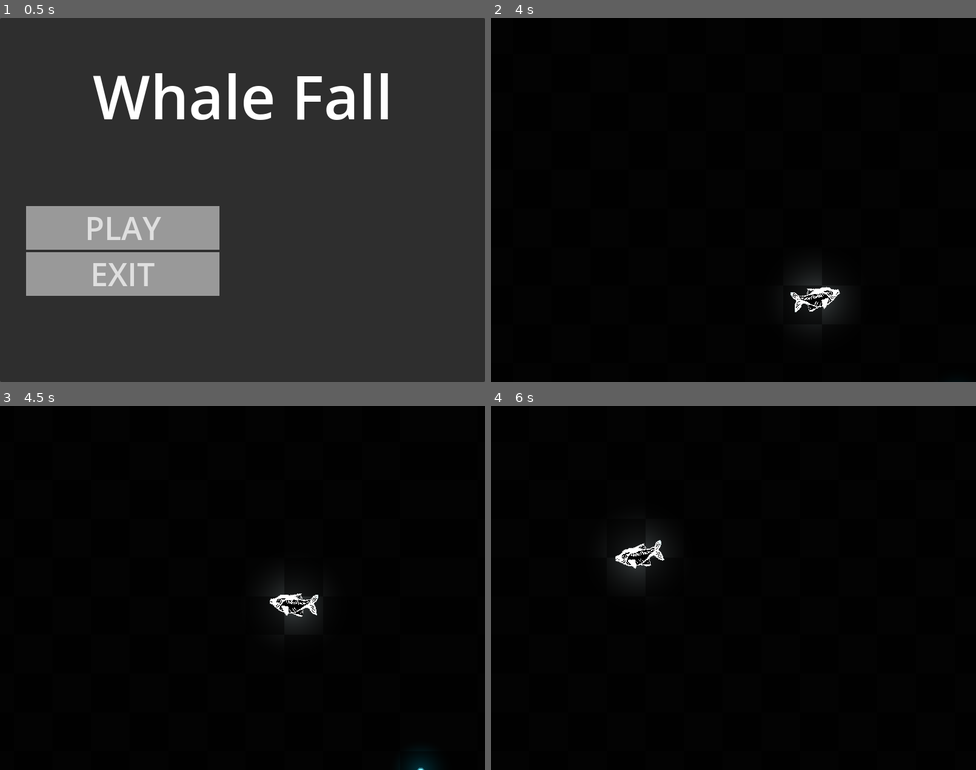
Above: before the commit, frames 1-4 (two rows, left to right).
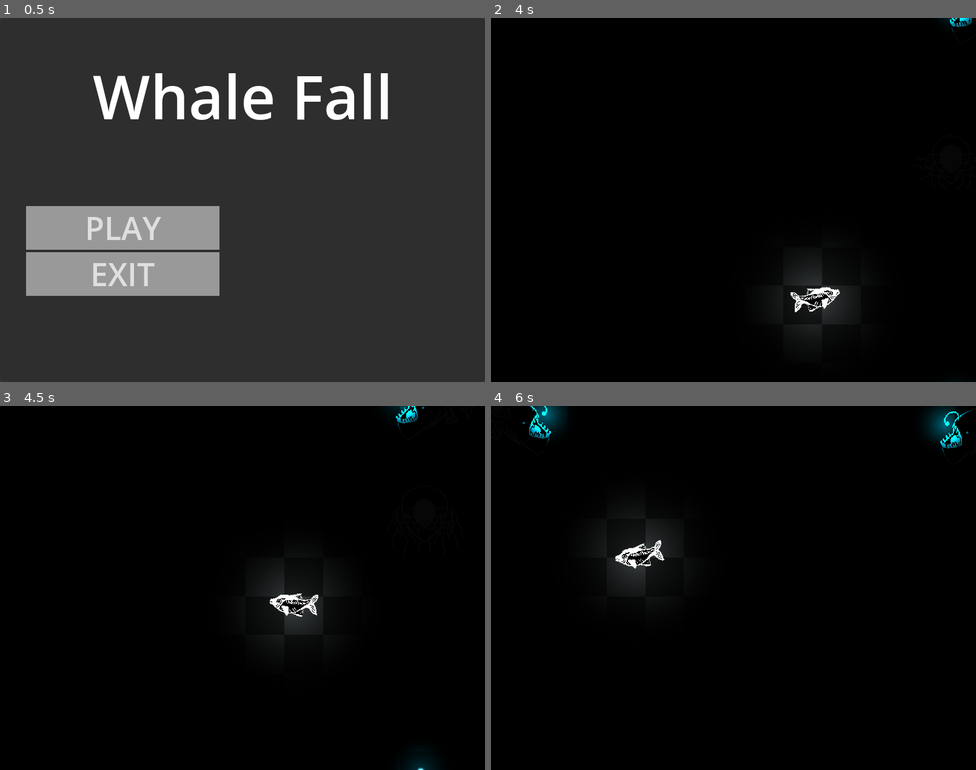
Above: after the commit, the same moments.

Repository: EdmarDev/ld57
Game: Godot game, scene res://Menu.tscn
Two runs of this game, one before a commit and one after it. Both use one fixed random seed, a clock stepped at 60 frames per second and the inputs below.
Inputs:
- Up to frame 1 (0.5 s): no input
- Up to frame 2 (4 s): click "PLAY" at 0.5 s; tap Enter at 1.25 s; hold D (move_right) 1.28-2.03 s; tap Space (spit) every 0.75 s from 1.35 to 3.6 s; hold S (move_down) 2.03-2.78 s; hold D (move_right) 2.78-3.53 s; hold W (move_up) from 3.53 s (still down)
- Up to frame 3 (4.5 s): release W (move_up) at 4.28 s; hold A (move_left) from 4.28 s (still down); tap Space (spit) at 4.35 s
- Up to frame 4 (6 s): tap Space (spit) at 5.1, 5.85 s; release A (move_left) at 5.78 s; hold S (move_down) from 5.78 s (still down)

Frame 1 is identical in both runs. In frame 2, less than 0.1% of the frame differs, in the area x 61-100%, y 0-77%; in frame 3, 0.1%; in frame 4, 1.0%, in the area x 6-100%, y 0-38%.

Commit message:
feat: add jellyfish

Diff:
--- a/enemies/enemy.tscn
+++ b/enemies/Angler fish/angler.tscn
@@ -59,64 +59,6 @@
 fill_from = Vector2(0.5, 0.5)
 fill_to = Vector2(0.85, 0.85)
 
-[sub_resource type="Animation" id="Animation_7frlh"]
-length = 0.001
-tracks/0/type = "bezier"
-tracks/0/imported = false
-tracks/0/enabled = true
-tracks/0/path = NodePath("Light:position:x")
-tracks/0/interp = 1
-tracks/0/loop_wrap = true
-tracks/0/keys = {
-"handle_modes": PackedInt32Array(0),
-"points": PackedFloat32Array(110, -0.25, 0, 0.25, 0),
-"times": PackedFloat32Array(0)
-}
-tracks/1/type = "bezier"
-tracks/1/imported = false
-tracks/1/enabled = true
-tracks/1/path = NodePath("Light:position:y")
-tracks/1/interp = 1
-tracks/1/loop_wrap = true
-tracks/1/keys = {
-"handle_modes": PackedInt32Array(0),
-"points": PackedFloat32Array(0, -0.25, 0, 0.25, 0),
-"times": PackedFloat32Array(0)
-}
-
-[sub_resource type="Animation" id="Animation_fw1ev"]
-resource_name = "sway"
-length = 4.0
-loop_mode = 1
-tracks/0/type = "bezier"
-tracks/0/imported = false
-tracks/0/enabled = true
-tracks/0/path = NodePath("Light:position:x")
-tracks/0/interp = 1
-tracks/0/loop_wrap = true
-tracks/0/keys = {
-"handle_modes": PackedInt32Array(0, 0, 0, 0, 0),
-"points": PackedFloat32Array(110, -0.25, 0, 0.25, 0, 104, -0.25, 0, 0.25, 0, 114, -0.25, 0, 0.25, 0, 120, -0.25, 0, 0.25, 0, 110, -0.25, 0, 0.25, 0),
-"times": PackedFloat32Array(0, 0.99, 2.1, 3.46, 4)
-}
-tracks/1/type = "bezier"
-tracks/1/imported = false
-tracks/1/enabled = true
-tracks/1/path = NodePath("Light:position:y")
-tracks/1/interp = 1
-tracks/1/loop_wrap = true
-tracks/1/keys = {
-"handle_modes": PackedInt32Array(0, 0, 0, 0, 0),
-"points": PackedFloat32Array(0, -0.25, 0, 0.333333, 10.5, -4, -0.223333, 5.5, 0.293333, -9.5, -3.5, -0.233333, -8.5, 0.366667, 21.5, 6.5, -0.26, 10.5, 0.306667, -16.5, 0, -0.166667, -12.5, 0.3, 25.5),
-"times": PackedFloat32Array(0, 0.99, 1.7, 3.1, 4)
-}
-
-[sub_resource type="AnimationLibrary" id="AnimationLibrary_orwns"]
-_data = {
-&"RESET": SubResource("Animation_7frlh"),
-&"sway": SubResource("Animation_fw1ev")
-}
-
 [sub_resource type="CircleShape2D" id="CircleShape2D_a6vjd"]
 radius = 52.1536
 
@@ -132,7 +74,8 @@
 
 [node name="spr_angler" type="AnimatedSprite2D" parent="."]
 sprite_frames = SubResource("SpriteFrames_epsnb")
-frame_progress = 0.0988808
+autoplay = "default"
+frame_progress = 0.0093065
 flip_h = true
 
 [node name="KillArea" type="Area2D" parent="."]
@@ -151,7 +94,7 @@
 shape = SubResource("CircleShape2D_4w5fm")
 
 [node name="Light" type="Node2D" parent="."]
-position = Vector2(110, 0)
+position = Vector2(83, -2)
 
 [node name="PointLight2D" type="PointLight2D" parent="Light"]
 color = Color(4.58205e-05, 0.804996, 0.96888, 1)
@@ -160,23 +103,17 @@
 texture_scale = 0.75
 
 [node name="Sprite2D2" type="Sprite2D" parent="Light"]
+visible = false
 material = SubResource("CanvasItemMaterial_fw1ev")
 texture = SubResource("GradientTexture2D_orwns")
 
-[node name="AnimationPlayer" type="AnimationPlayer" parent="."]
-libraries = {
-&"": SubResource("AnimationLibrary_orwns")
-}
-autoplay = "sway"
-
 [node name="CollisionShape2D" type="CollisionShape2D" parent="."]
-visible = false
 position = Vector2(3, 0)
 shape = SubResource("CircleShape2D_a6vjd")
 
 [node name="VisibilityDespawner" type="VisibleOnScreenNotifier2D" parent="."]
-position = Vector2(23, -4)
-scale = Vector2(9.85, 8.7)
+position = Vector2(48.5, 14)
+scale = Vector2(14.35, 10.5)
 script = ExtResource("5_07tka")
 _minimum_time = 20.0
 metadata/_custom_type_script = "uid://d05fwi2rqf4n2"
--- /dev/null
+++ b/enemies/Jelly fish/jellyfish.tscn
@@ -0,0 +1,57 @@
+[gd_scene load_steps=10 format=3 uid="uid://rryp0ascwqy6"]
+
+[ext_resource type="Texture2D" uid="uid://dkg176rhscsfd" path="res://enemies/Jelly fish/jellyfish 1.png" id="1_1gpd2"]
+[ext_resource type="Texture2D" uid="uid://d154dmbltney" path="res://enemies/Jelly fish/jellyfish 2.png" id="2_4go2o"]
+[ext_resource type="Texture2D" uid="uid://x0xsgybcaf4u" path="res://enemies/Jelly fish/jellyfish 3.png" id="3_64y0q"]
+[ext_resource type="Texture2D" uid="uid://c7npjpuhfxiao" path="res://enemies/Jelly fish/jellyfish 4.png" id="4_k473x"]
+[ext_resource type="Script" uid="uid://bx8y3v1iyo1qn" path="res://enemies/kill_area.gd" id="5_dg54t"]
+[ext_resource type="Script" uid="uid://d05fwi2rqf4n2" path="res://visibility_despawner.gd" id="6_gxxyv"]
+[ext_resource type="Script" uid="uid://cfvi5htxtcwfp" path="res://enemies/floater.gd" id="7_p3bxd"]
+
+[sub_resource type="SpriteFrames" id="SpriteFrames_ymxjw"]
+animations = [{
+"frames": [{
+"duration": 1.0,
+"texture": ExtResource("1_1gpd2")
+}, {
+"duration": 1.0,
+"texture": ExtResource("2_4go2o")
+}, {
+"duration": 1.0,
+"texture": ExtResource("3_64y0q")
+}, {
+"duration": 1.0,
+"texture": ExtResource("4_k473x")
+}],
+"loop": true,
+"name": &"default",
+"speed": 5.0
+}]
+
+[sub_resource type="CircleShape2D" id="CircleShape2D_iler7"]
+radius = 68.0294
+
+[node name="Jellyfish" type="Node2D"]
+
+[node name="AnimatedSprite2D" type="AnimatedSprite2D" parent="."]
+sprite_frames = SubResource("SpriteFrames_ymxjw")
+autoplay = "default"
+frame_progress = 0.148915
+
+[node name="Area2D" type="Area2D" parent="."]
+script = ExtResource("5_dg54t")
+
+[node name="CollisionShape2D" type="CollisionShape2D" parent="Area2D"]
+position = Vector2(-3, 8)
+shape = SubResource("CircleShape2D_iler7")
+
+[node name="VisibilityDespawner" type="VisibleOnScreenNotifier2D" parent="."]
+position = Vector2(-2.5, 18.5)
+scale = Vector2(9.15, 8.25)
+script = ExtResource("6_gxxyv")
+_minimum_time = 120.0
+metadata/_custom_type_script = "uid://d05fwi2rqf4n2"
+
+[node name="Floater" type="Node" parent="." node_paths=PackedStringArray("_enemy")]
+script = ExtResource("7_p3bxd")
+_enemy = NodePath("..")
--- a/enemies/enemy_spawner.gd
+++ b/enemies/enemy_spawner.gd
@@ -8,10 +8,9 @@
 @export var _max_spawn_delay: float
 @export var _high_marker: Marker2D
 @export var _low_marker: Marker2D
+@export var _enemy_scene: PackedScene
 
 var _timer: Timer
-
-var _enemy_scene := load("res://enemies/enemy.tscn") as PackedScene
 
 func _ready():
 	_timer = Timer.new()
@@ -27,10 +26,12 @@
 
 
 func _spawn_enemy():
-	var enemy := _enemy_scene.instantiate() as Enemy
+	var enemy := _enemy_scene.instantiate() as Node2D
 	var spawn_side = [1, -1].pick_random()
 	var spawn_x = _player.global_position.x + (randf_range(_spawn_min_range, _spawn_max_range) * spawn_side)
 	var spawn_y = randf_range(_low_marker.position.y, _high_marker.position.y)
-	enemy.face_direction(-spawn_side)
+
+	if enemy is Enemy:
+		enemy.face_direction(-spawn_side)
 	add_child(enemy)
 	enemy.global_position = Vector2(spawn_x, spawn_y)
--- /dev/null
+++ b/enemies/floater.gd
@@ -0,0 +1,20 @@
+extends Node
+
+
+@export var _enemy: Node2D
+
+var _floating_speed := randf_range(50, 150)
+var _sway_distance := randf_range(-75, 75)
+var _sway_duration := randf_range(1.0, 2.2)
+var _sway_vector := Vector2.ZERO
+var _tween: Tween
+
+func _ready():
+	_tween = create_tween().set_loops().set_trans(Tween.TRANS_SINE).set_ease(Tween.EASE_IN_OUT)
+	_tween.tween_property(self, "_sway_vector", Vector2.RIGHT * _sway_distance, _sway_duration)
+	_tween.tween_property(self, "_sway_vector", Vector2.LEFT * _sway_distance, _sway_duration)
+
+
+func _physics_process(delta: float):
+	var velocity = (Vector2.UP * _floating_speed * delta) + (_sway_vector * delta)
+	_enemy.translate(velocity)
--- a/gameplay.tscn
+++ b/gameplay.tscn
@@ -7,6 +7,8 @@
 [ext_resource type="Script" uid="uid://dfxktoiik3q5r" path="res://pickup/pickup_spawner.gd" id="4_xuee5"]
 [ext_resource type="Script" uid="uid://flqqofccjmbu" path="res://enemies/enemy_spawner.gd" id="5_smepj"]
 [ext_resource type="AudioStream" uid="uid://duchc23l0pbvp" path="res://Sound/Sanity Unravels.MP3" id="7_0m7cd"]
+[ext_resource type="PackedScene" uid="uid://o520a5hfntr2" path="res://enemies/Angler fish/angler.tscn" id="7_1qy1k"]
+[ext_resource type="PackedScene" uid="uid://rryp0ascwqy6" path="res://enemies/Jelly fish/jellyfish.tscn" id="8_3n40r"]
 [ext_resource type="AudioStream" uid="uid://c4j0kf21ja3pq" path="res://Sound/restart effect.mp3" id="10_eod45"]
 
 [sub_resource type="WorldBoundaryShape2D" id="WorldBoundaryShape2D_smepj"]
@@ -45,7 +47,7 @@
 [node name="Player" parent="." instance=ExtResource("2_oe8ih")]
 
 [node name="CanvasModulate" type="CanvasModulate" parent="."]
-color = Color(0.10748, 0.10748, 0.10748, 1)
+color = Color(0.0253638, 0.0253638, 0.0253638, 1)
 
 [node name="PickupSpawner" type="Node2D" parent="." node_paths=PackedStringArray("_player", "_ground_marker")]
 script = ExtResource("4_xuee5")
@@ -60,7 +62,7 @@
 [node name="Marker2D" type="Marker2D" parent="PickupSpawner"]
 position = Vector2(1, 545)
 
-[node name="EnemySpawner" type="Node2D" parent="." node_paths=PackedStringArray("_player", "_high_marker", "_low_marker")]
+[node name="AnglerSpawner" type="Node2D" parent="." node_paths=PackedStringArray("_player", "_high_marker", "_low_marker")]
 script = ExtResource("5_smepj")
 _player = NodePath("../Player")
 _spawn_min_range = 850.0
@@ -69,12 +71,29 @@
 _max_spawn_delay = 5.0
 _high_marker = NodePath("HighMarker")
 _low_marker = NodePath("LowMarker")
+_enemy_scene = ExtResource("7_1qy1k")
 
-[node name="LowMarker" type="Marker2D" parent="EnemySpawner"]
+[node name="LowMarker" type="Marker2D" parent="AnglerSpawner"]
 position = Vector2(0, 342)
 
-[node name="HighMarker" type="Marker2D" parent="EnemySpawner"]
+[node name="HighMarker" type="Marker2D" parent="AnglerSpawner"]
 position = Vector2(0, -572)
+
+[node name="JellyfishSpawner" type="Node2D" parent="." node_paths=PackedStringArray("_player", "_high_marker", "_low_marker")]
+script = ExtResource("5_smepj")
+_player = NodePath("../Player")
+_spawn_max_range = 900.0
+_min_spawn_delay = 2.0
+_max_spawn_delay = 5.0
+_high_marker = NodePath("HighMarker")
+_low_marker = NodePath("LowMarker")
+_enemy_scene = ExtResource("8_3n40r")
+
+[node name="LowMarker" type="Marker2D" parent="JellyfishSpawner"]
+position = Vector2(0, 342)
+
+[node name="HighMarker" type="Marker2D" parent="JellyfishSpawner"]
+position = Vector2(0, 70)
 
 [node name="Node2D" type="Node2D" parent="."]
 scale = Vector2(1.333, 1.333)
--- a/player/player.tscn
+++ b/player/player.tscn
@@ -67,8 +67,8 @@
 _player = NodePath("..")
 _charged_color = Color(0.2425, 0.84875, 0.97, 1)
 _uncharged_color = Color(0.798721, 0.872677, 0.887664, 1)
-_charged_tex_scale = 2.2
-_uncharged_tex_scale = 2.0
+_charged_tex_scale = 3.5
+_uncharged_tex_scale = 3.0
 _charged_energy = 3.5
 _uncharged_energy = 3.0
 
Not shown: 1 places in enemies/Angler fish/angler.tscn that only renumber resources
Not shown, added: enemies/floater.gd.uid
Not shown: 1 places in gameplay.tscn that only renumber resources
